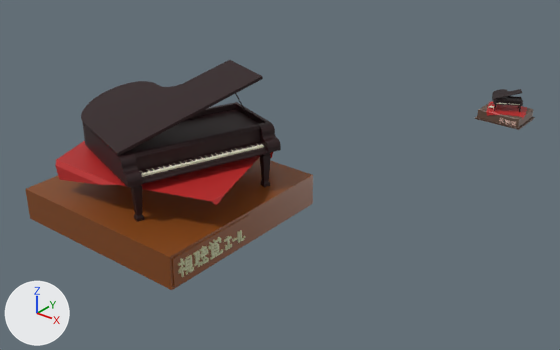
A saved change to the glTF model models/piano2.glb.
Rendered twice from a 50 mm camera at (47.5, -121.1, 49.5) aimed at (-20.6, -35.9, -3.4). The axes (+X, +Y, +Z) are drawn at lower left. The lights are the same throughout. Where no turn or scale is listed for an object, it has been applied to the vertices.

Objects in the first picture: 'NURBSパス', 'piano', '平面', '平面.002'.
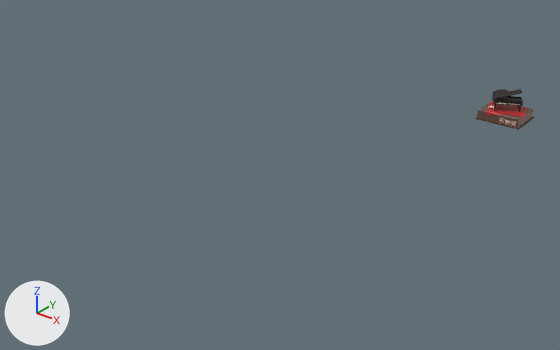
Commit message: piano2：ピアノが2つあったの消しました

What the commit changed:
Object 'piano' (ob_piano) is deleted.
Object '平面.002' (ob_平面_002) is deleted.

Pixel boxes [x1, y1, x2, y2] of what changed, in the pictures (560 x 350 px):
'piano', deleted
    before: [26, 60, 313, 290]
    faces in mat_834615 (brown #834615): [26, 157, 313, 290]
    faces in mat_黒1_001 (black #210104): [81, 60, 281, 222]
    faces in mat_d0d5ad (yellow #d0d5ad): [178, 230, 245, 277]
    faces in mat_鍵盤_001 (white #eeeacf): [141, 143, 264, 177]
'平面.002', deleted (red)
    before: [55, 141, 273, 205]
